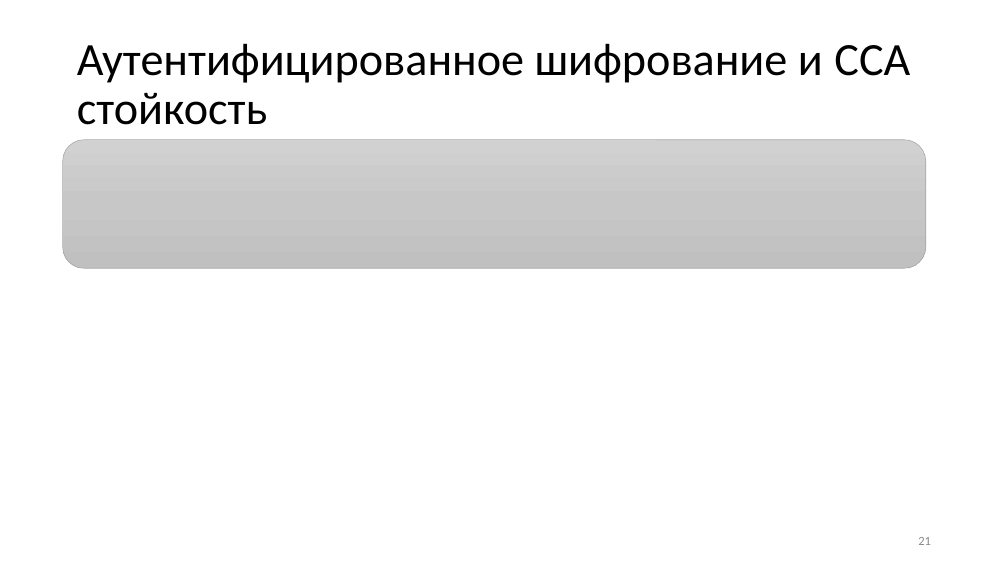
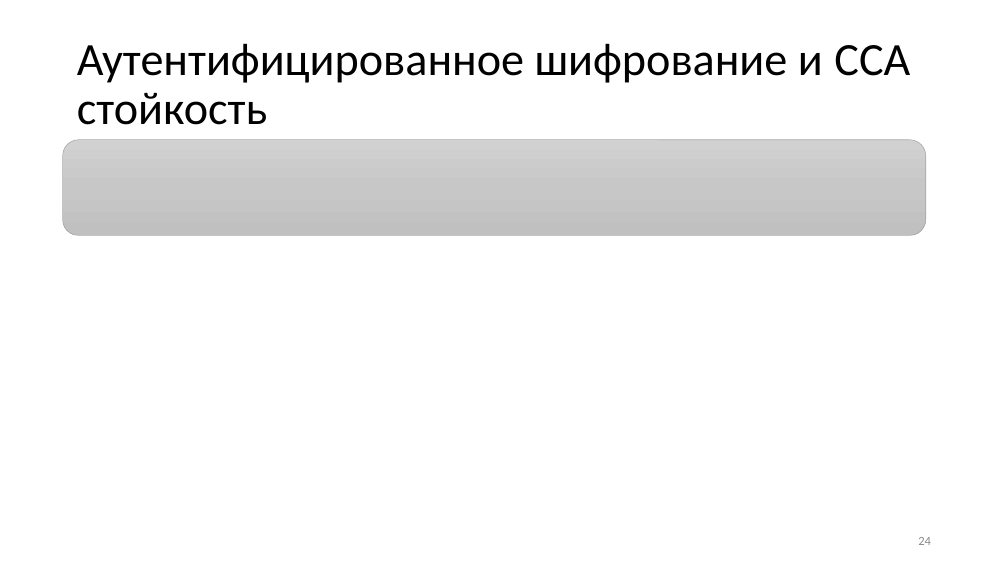
Before and after one commit to GeorgyFirsov-s-forks/CryptoLectures, a slide deck: slide 24 of Lectures/Lecture12.pptx (slide 21 before the commit). Drawn at 1008x567 pixels with LibreOffice and Linux fonts; fonts in the diff are those of the drawing; grey boxes stand for pictures. Boxes give left, top, right and bottom in pixels: in the first picture for what was removed or moved away, otherwise in the second. Text is boxed around its words. In the diff, an @@ line names an element or a change of style, - is before the commit and + after.

```diff
--- a/Lectures/Lecture12.pptx
+++ b/Lectures/Lecture12.pptx
@@ rounded rectangle: place and size @@
-rounded rectangle at (63,140,926,268)
+rounded rectangle at (63,140,926,236)
@@ page number at (918,537,931,545): text changed @@
-21
+24
```
Also in this commit, not shown: 12 other slides changed, 6 slides added, 3 slides removed, 3 other files.
